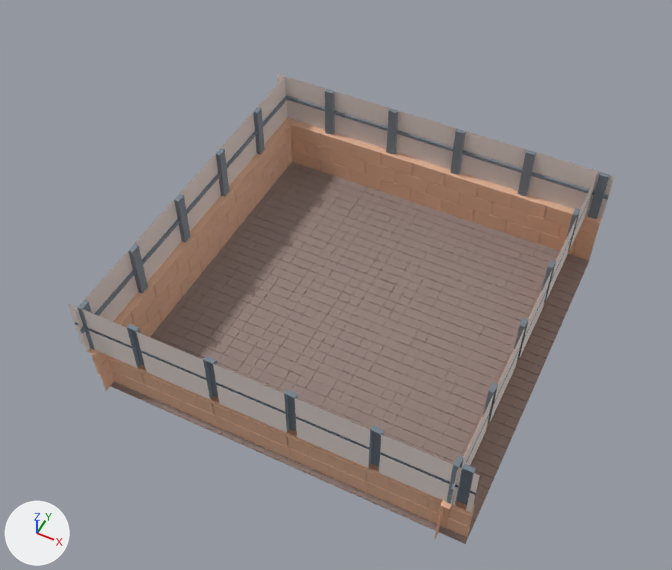
An edit to the Blender file scenes/shop/shop_background.blend, drawn before and after from the same camera.
Both versions are drawn from a 50 mm lens placed at (8.84, -19.2, 25.5), pointed at (-0.37, -0.79, 2.49). The axes (+X, +Y, +Z) are drawn at lower left. The lights are the same throughout. The first picture is the older version.

Objects in the first picture: 'wall-col', 'wall.001-col', 'wall.002-col', 'wall.003-col', 'wall.004-col', 'wall.005-col', 'wall.006-col', 'wall.007-col', 'wall.008-col', 'wall.009-col', 'wall.010-col', 'wall.011-col', 'wall.012-col', 'wall.013-col', 'wall.014-col', 'wall.015-col', 'wall.016-col', 'wall.017-col', 'wall.018-col', 'wall.019-col' and 64 more.
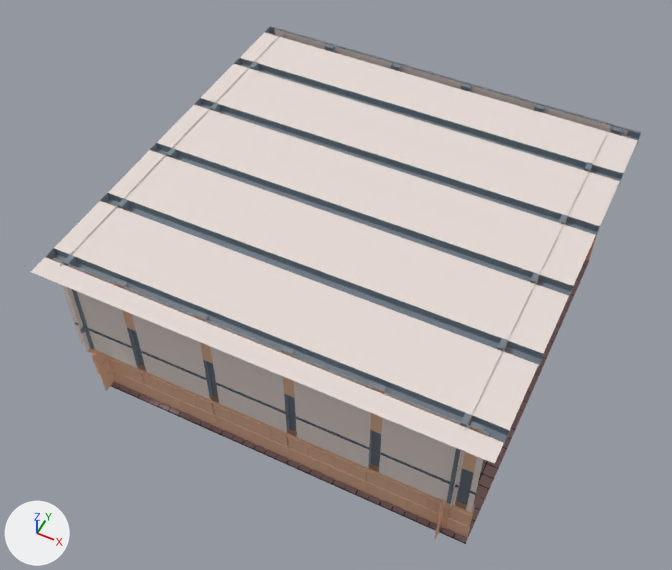
Changed parts and their boxes (x1, y1, x2, y2) in the pictures (672 x 570 px):
'ceiling', added: after (31, 26, 641, 464)
'wall.001-col', reshaped (9% wider, 43% taller): before (384, 437, 480, 537); after (384, 394, 489, 537)
'wall-col', reshaped (42% taller): before (300, 400, 388, 501); after (298, 357, 390, 501)
'wall.005-col', reshaped: before (457, 132, 541, 238); after (475, 87, 550, 115)
'wall.003-col', reshaped (8% wider, 43% taller): before (218, 366, 308, 467); after (211, 322, 308, 467)
'wall.006-col', reshaped (mostly hidden afterwards): before (521, 154, 615, 261); after (549, 108, 628, 261)
'wall.008-col', reshaped: before (395, 112, 470, 217); after (405, 67, 476, 93)
'wall.002-col', reshaped (12% wider, 45% taller): before (141, 334, 234, 434); after (130, 289, 234, 434)
'wall.007-col', reshaped: before (335, 92, 403, 196); after (339, 48, 406, 73)
'wall.015-col', reshaped (mostly hidden afterwards): before (125, 203, 192, 335); after (114, 158, 163, 210)
'wall.004-col', reshaped (15% wider, 45% taller): before (68, 303, 164, 403); after (53, 258, 164, 403)
'wall.009-col', reshaped: before (277, 74, 338, 176); after (274, 29, 339, 54)
'wall.018-col', reshaped (mostly hidden afterwards): before (172, 157, 230, 284); after (163, 111, 208, 159)
'wall.016-col', reshaped: before (74, 255, 151, 391); after (60, 209, 115, 391)
'wall.019-col', reshaped (mostly hidden afterwards): before (251, 77, 292, 195); after (247, 32, 283, 71)
'wall.011-col', reshaped (16% wider, 30% taller): before (435, 398, 492, 539); after (435, 355, 501, 539)
'wall.010-col', reshaped (mostly hidden afterwards): before (475, 332, 523, 434); after (497, 295, 530, 354)
'wall.013-col', reshaped (mostly hidden afterwards): before (505, 273, 551, 369); after (530, 226, 563, 284)
'wall.014-col', reshaped (mostly hidden afterwards): before (557, 173, 598, 259); after (584, 129, 610, 173)
part 1 of me_plane, built on: before (78, 89, 610, 473); after (53, 29, 628, 476)
'floor.032-col', unchanged, covered by the edit: before (409, 385, 473, 439)
'floor.037-col', unchanged, covered by the edit: before (365, 368, 428, 420)
'floor.036-col', unchanged, covered by the edit: before (322, 351, 385, 402)
'floor.034-col', unchanged, covered by the edit: before (429, 351, 490, 402)

The change, as a diff of the scene's bpy script:
```diff
--- a/scenes/shop/shop_background.blend.py
+++ b/scenes/shop/shop_background.blend.py
@@ me_plane @@
 # used by ob_wall_col; location = (2.59, -6.03, 0.98); rotation_euler = (1.571, 0.0, 0.0), in degrees (90, 0, 0)
-me_plane.from_pydata(...)  # 206 vertices, 180 faces; spans x -1.33..1.33, y -1.0..3.0, z -0.03..0.25
+me_plane.from_pydata(...)  # 220 vertices, 193 faces; spans x -1.33..1.33, y -1.0..5.0, z -0.03..0.25
+# me_plane part 1
+# 2 faces are deleted
+# 14 new vertices lie (0.0, 2.0, 0.0) away from vertices in x -1.33..1.33, y 3.0, z 0.09..0.25
+# 7 new faces join them, mat_wall_white (white #e7dbd6)
+# 6 new faces join them, mat_metal (grey #9aa5af)
+# 2 new faces join them, mat_brick_wall (beige #e4b597)
 me_plane.materials.append(mat_brick_wall)
@@ me_plane_001 @@
+me_plane_001.from_pydata(...)  # 52 vertices, 37 faces; spans x -1.0..1.0, y -1.0..1.0, z 0.0..0.03
+# faces by material slot: [30, 7]
+me_plane_001.materials.append(mat_metal)  # grey #9aa5af
+me_plane_001.materials.append(mat_wall_white)  # white #e7dbd6
@@ ob_ceiling @@
+ob_ceiling = bpy.data.objects.new('ceiling', me_plane_001)
+ob_ceiling.location = (0.0, 0.0, 5.94)
+ob_ceiling.scale = (-6.99, -6.99, -6.99)
```
